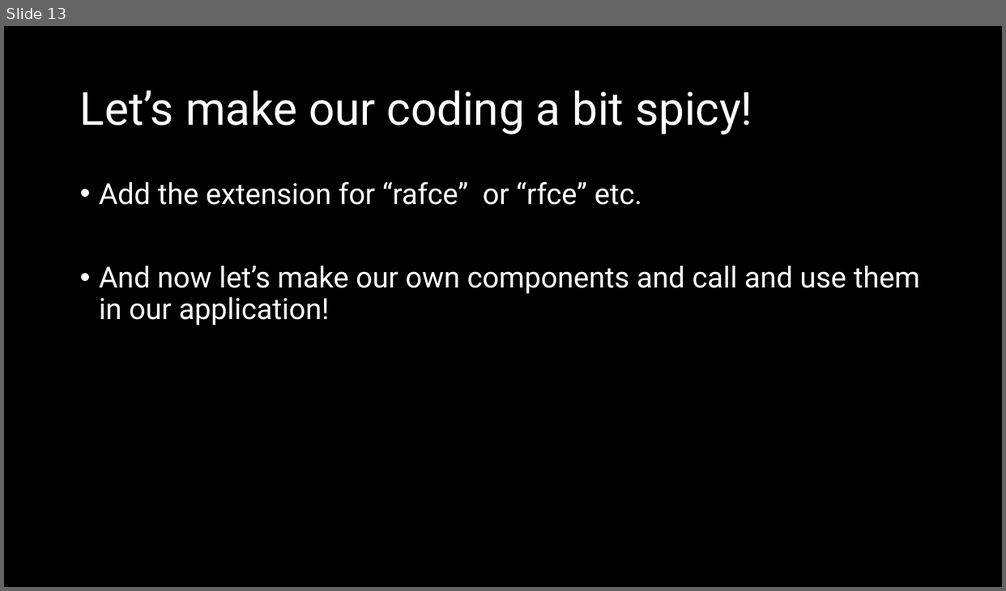
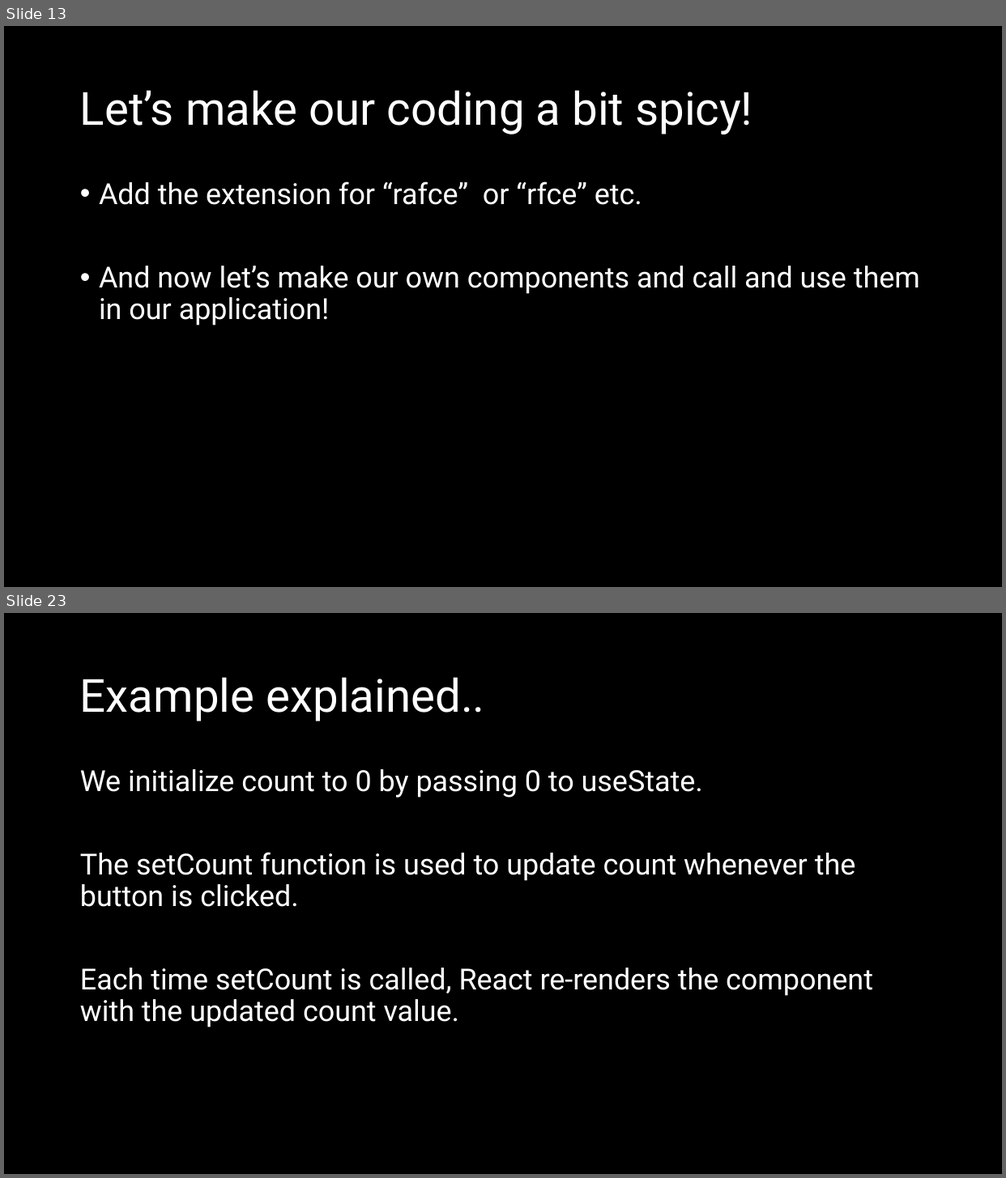
Before and after one commit to natiquekeyin/fall2024, a slide deck: JavaScript/Week10/Week10.pptx. Shown one above the other, each under a label of ours: slide 13 before the commit, slides 13 and 23 after it; the slides between them are not shown. The pictures are 1006x591 and 1006x1178 pixels, drawn with LibreOffice and Linux fonts; fonts in the diff are those of the drawing. Boxes give left, top, right and bottom in pixels: in the first picture for what was removed or moved away, otherwise in the second. Text is boxed around its words. In the diff, an @@ line names an element or a change of style, - is before the commit and + after.

```diff
--- a/JavaScript/Week10/Week10.pptx
+++ b/JavaScript/Week10/Week10.pptx
@@ slide 23 added at bbox=[4, 613, 1002, 1174], background #000000 @@
@@ title added at bbox=[80, 677, 484, 722], 44 pt, text #FFFFFF @@
+Example explained..
@@ text added at bbox=[80, 769, 873, 1028], 28 pt, text #FFFFFF @@
+We initialize count to 0 by passing 0 to useState.
+The setCount function is used to update count whenever the button is clicked.
+Each time setCount is called, React re-renders the component with the updated count value.
```
Also in this commit, not shown: 1 slide changed, 11 other slides added.
